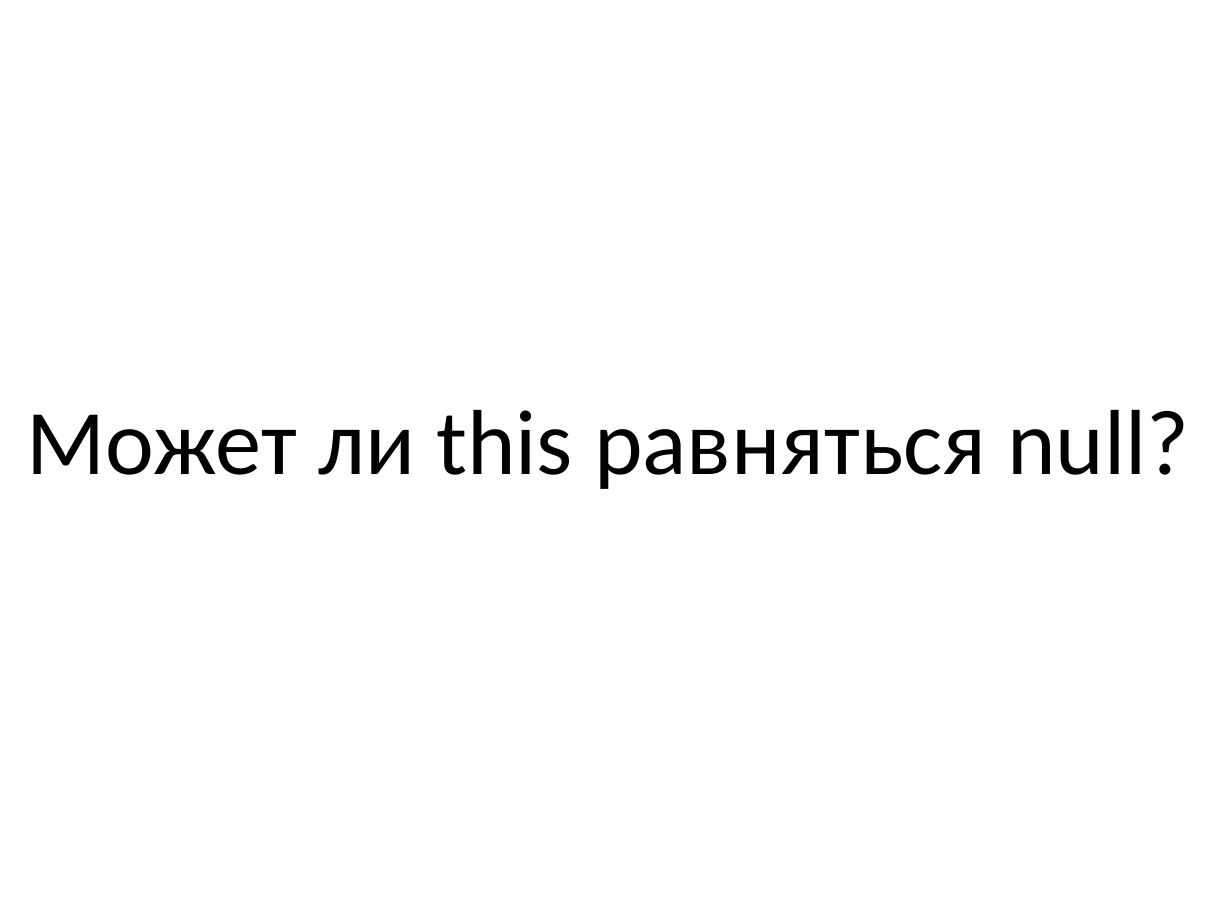
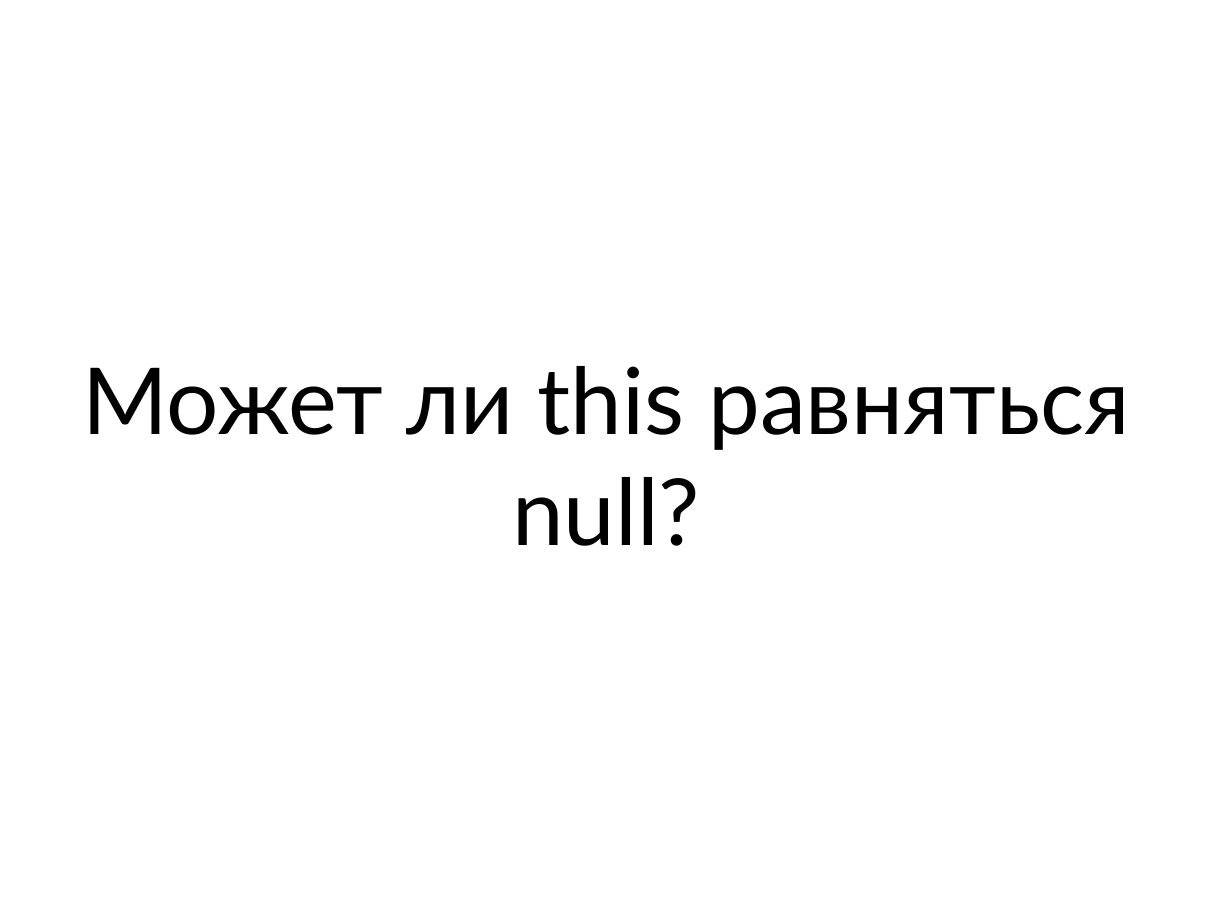
Before and after one commit to y-gagar1n/dotnet-gotchas, a slide deck: slide 3 of dotnet-gotchas.pptx. Drawn at 1232x924 pixels with LibreOffice and Linux fonts; fonts in the diff are those of the drawing; background and template pictures are left out. Boxes give left, top, right and bottom in pixels: in the first picture for what was removed or moved away, otherwise in the second. Text is boxed around its words. In the diff, an @@ line names an element or a change of style, - is before the commit and + after.

```diff
--- a/dotnet-gotchas.pptx
+++ b/dotnet-gotchas.pptx
@@ text "Может ли this равняться null?": place and size @@
-text "Может ли this равняться null?" at <box>27,410,1189,489</box>
+text "Может ли this равняться null?" at <box>83,366,1130,546</box>
@@ text "Может ли this равняться null?" at <box>83,366,1130,546</box>: font Calibri to Lato; alignment left to centre @@
```
Also in this commit, not shown: 1 other slide changed, 3 slides added.
